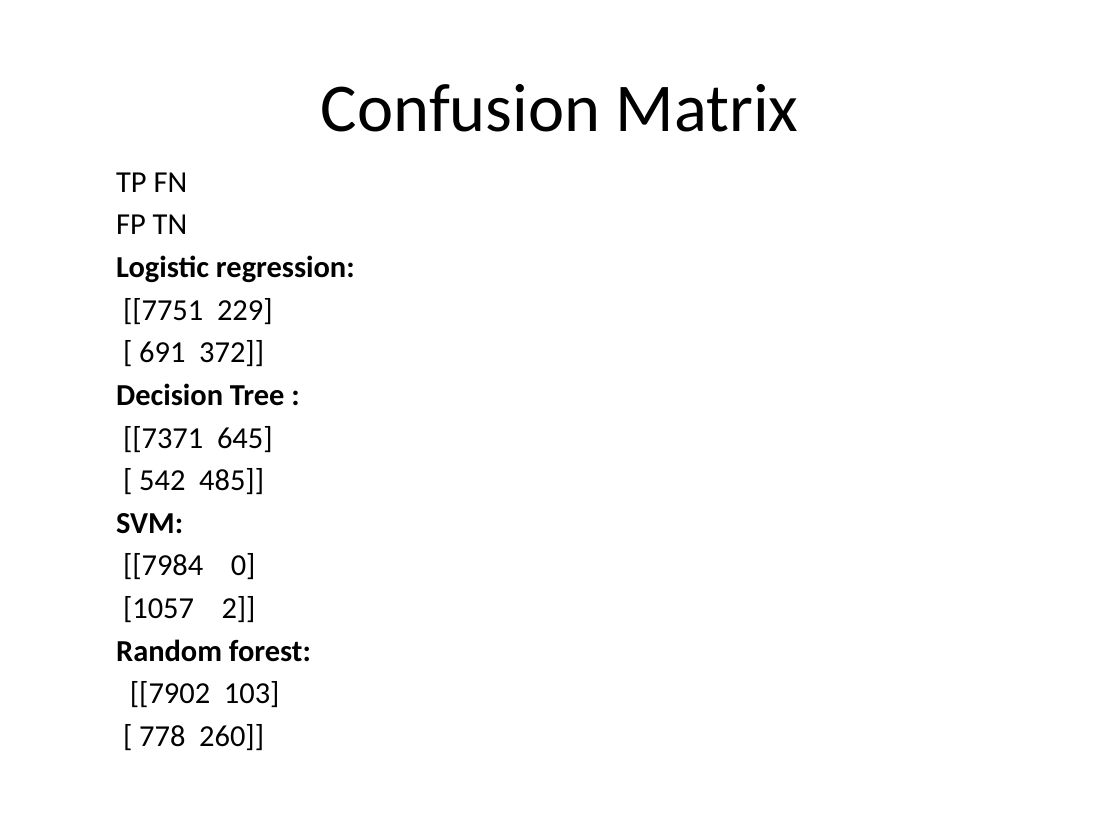
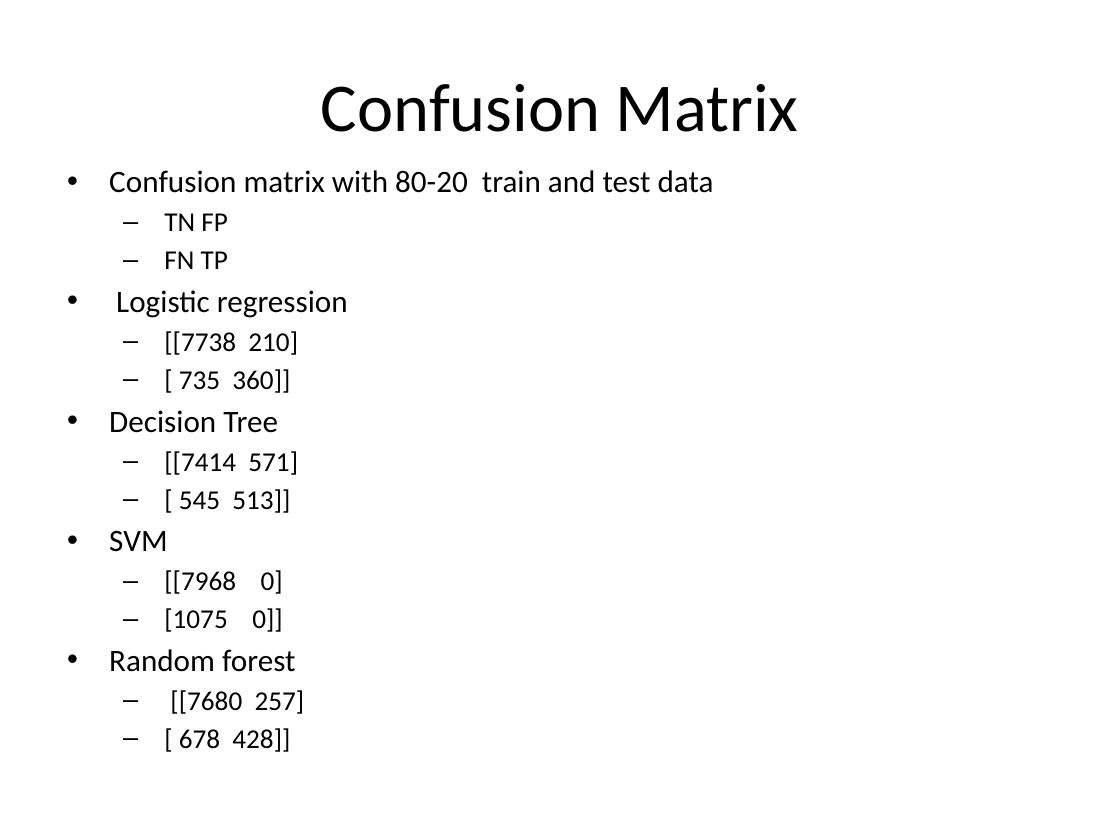
Before and after one commit to SoundaryaViji/capstone_project, a slide deck: slide 8 of FinalPresentation.pptx (slide 7 before the commit). Drawn at 1120x840 pixels with LibreOffice and Linux fonts; fonts in the diff are those of the drawing. Boxes give left, top, right and bottom in pixels: in the first picture for what was removed or moved away, otherwise in the second. Text is boxed around its words. In the diff, an @@ line names an element or a change of style, - is before the commit and + after.

```diff
--- a/FinalPresentation.pptx
+++ b/FinalPresentation.pptx
@@ text at [109, 170, 714, 714]: text changed; size 19.6 to 20 pt @@
-  TP FN
-  FP TN
-  Logistic regression:
-  [[7751 229]
-  [ 691 372]]
-  Decision Tree :
-  [[7371 645]
-  [ 542 485]]
-  SVM:
-  [[7984 0]
-  [1057 2]]
-  Random forest:
-  [[7902 103]
-  [ 778 260]]
+• Confusion matrix with 80-20 train and test data
+  – TN FP
+  – FN TP
+• Logistic regression
+  – [[7738 210]
+  – [ 735 360]]
+• Decision Tree
+  – [[7414 571]
+  – [ 545 513]]
+• SVM
+  – [[7968 0]
+  – [1075 0]]
+• Random forest
+  – [[7680 257]
+  – [ 678 428]]
```
Also in this commit, not shown: 8 other slides changed, 1 slide added, 2 other files.
